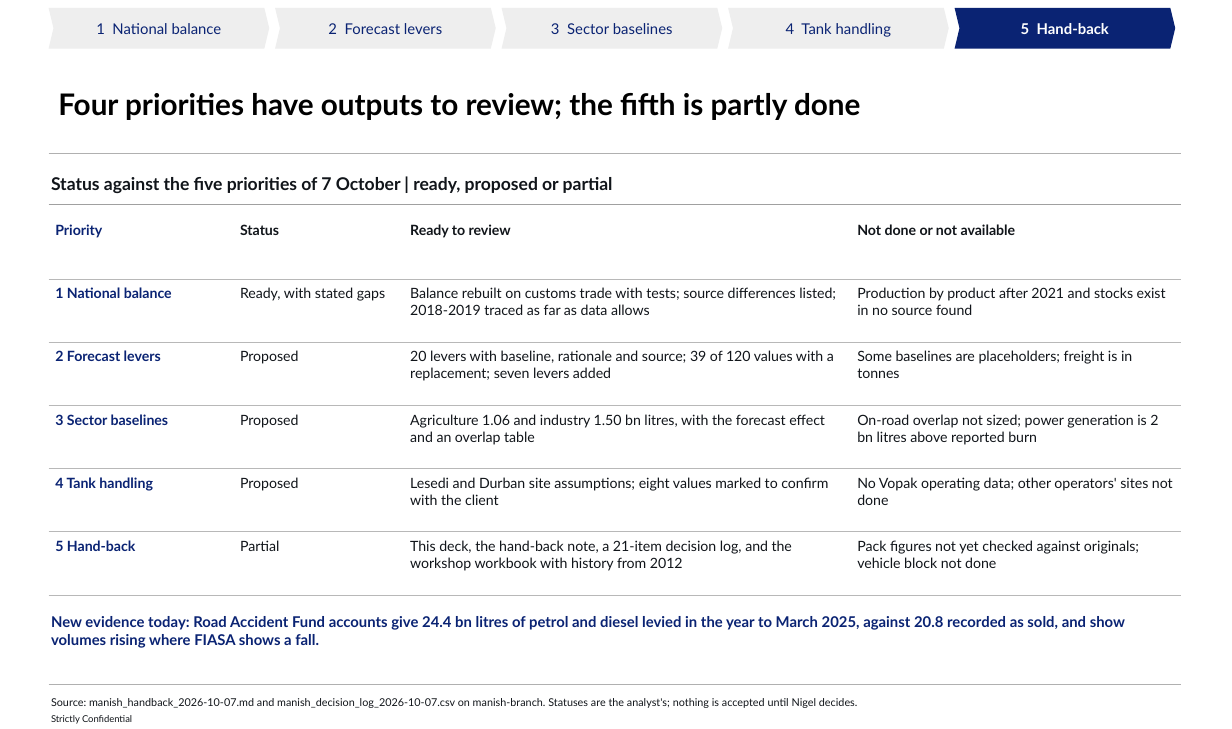
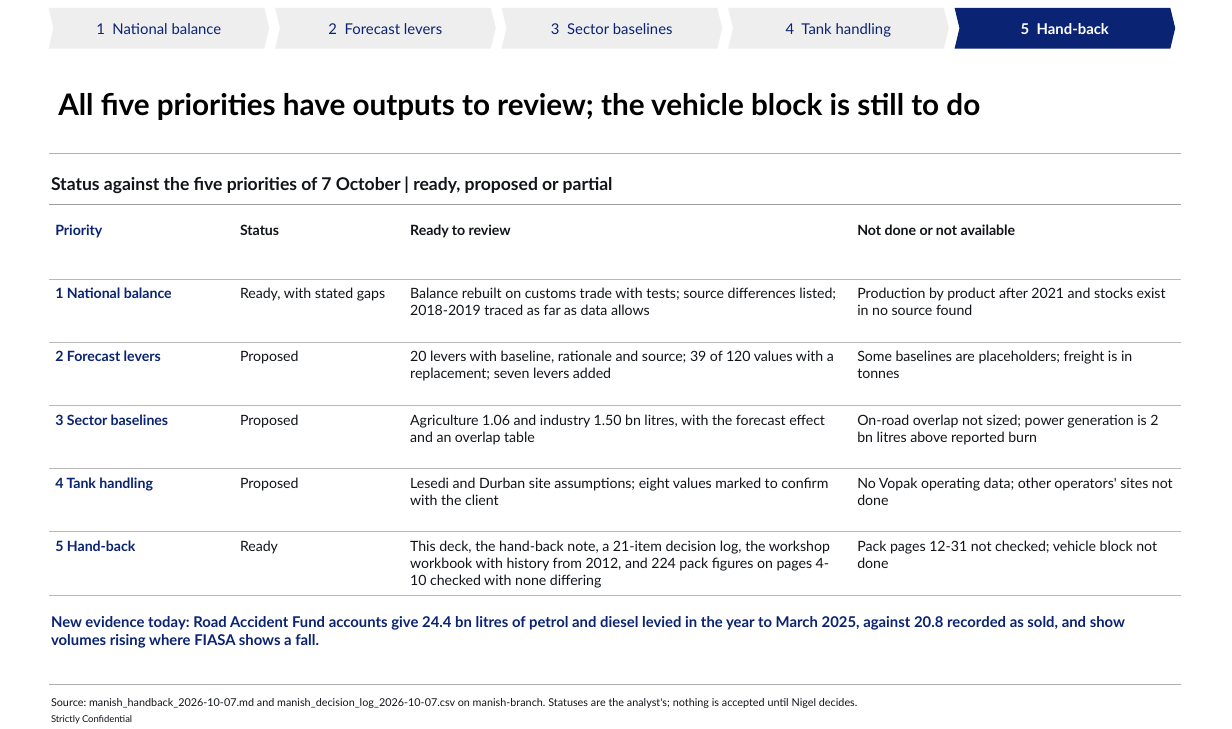
Before and after one commit to Africa-International-Advisors/liquid_fuels_model, a slide deck: slide 13 of pptx/output/delivered/supporting/Vopak_Manish_Handback_2026_10_07.pptx. Drawn at 1232x729 pixels with LibreOffice and Linux fonts; fonts in the diff are those of the drawing; background and template pictures are left out. Boxes give left, top, right and bottom in pixels: in the first picture for what was removed or moved away, otherwise in the second. Text is boxed around its words. In the diff, an @@ line names an element or a change of style, - is before the commit and + after.

```diff
--- a/pptx/output/delivered/supporting/Vopak_Manish_Handback_2026_10_07.pptx
+++ b/pptx/output/delivered/supporting/Vopak_Manish_Handback_2026_10_07.pptx
@@ title at (58, 93, 980, 120): text changed @@
-Four priorities have outputs to review; the fifth is partly done
+All five priorities have outputs to review; the vehicle block is still to do
@@ table at (49, 216, 1181, 595) @@
-row 6: 5 Hand-back | Partial | This deck, the hand-back note, a 21-item decision log, and the workshop workbook with history from 2012 | Pack figures not yet checked against originals; vehicle block not done
+row 6: 5 Hand-back | Ready | This deck, the hand-back note, a 21-item decision log, the workshop workbook with history from 2012, and 224 pack figures on pages 4-10 checked with none differing | Pack pages 12-31 not checked; vehicle block not done
```
Also in this commit, not shown: 6 other files.
